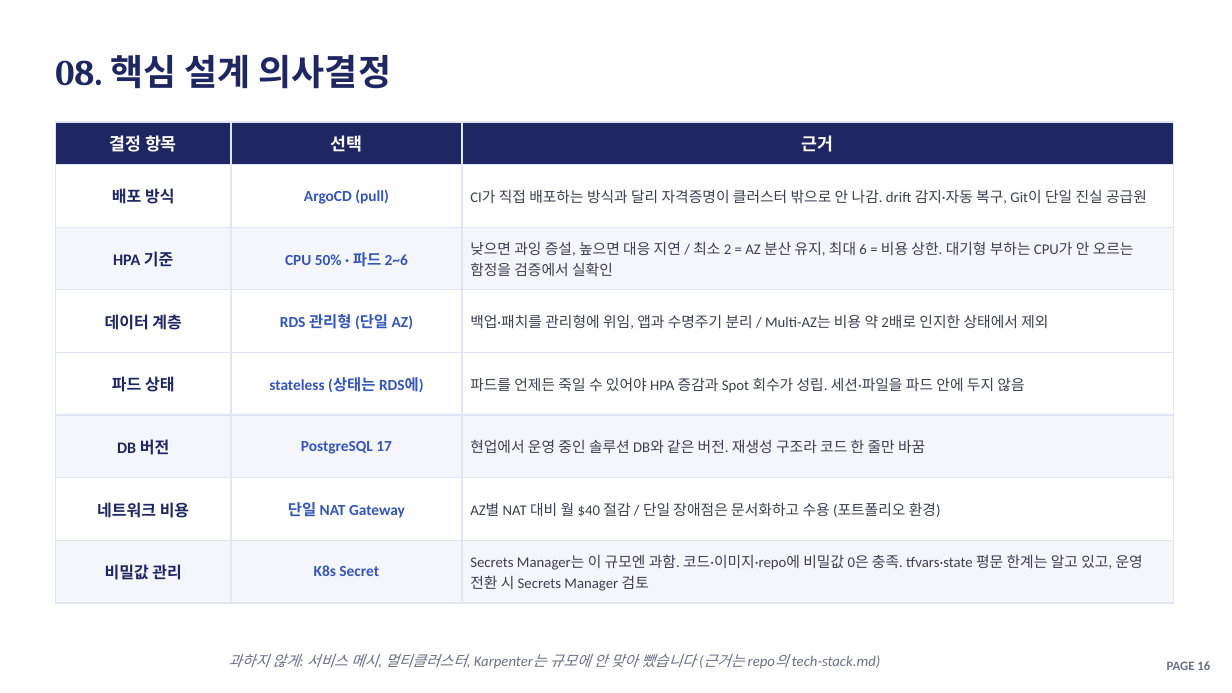
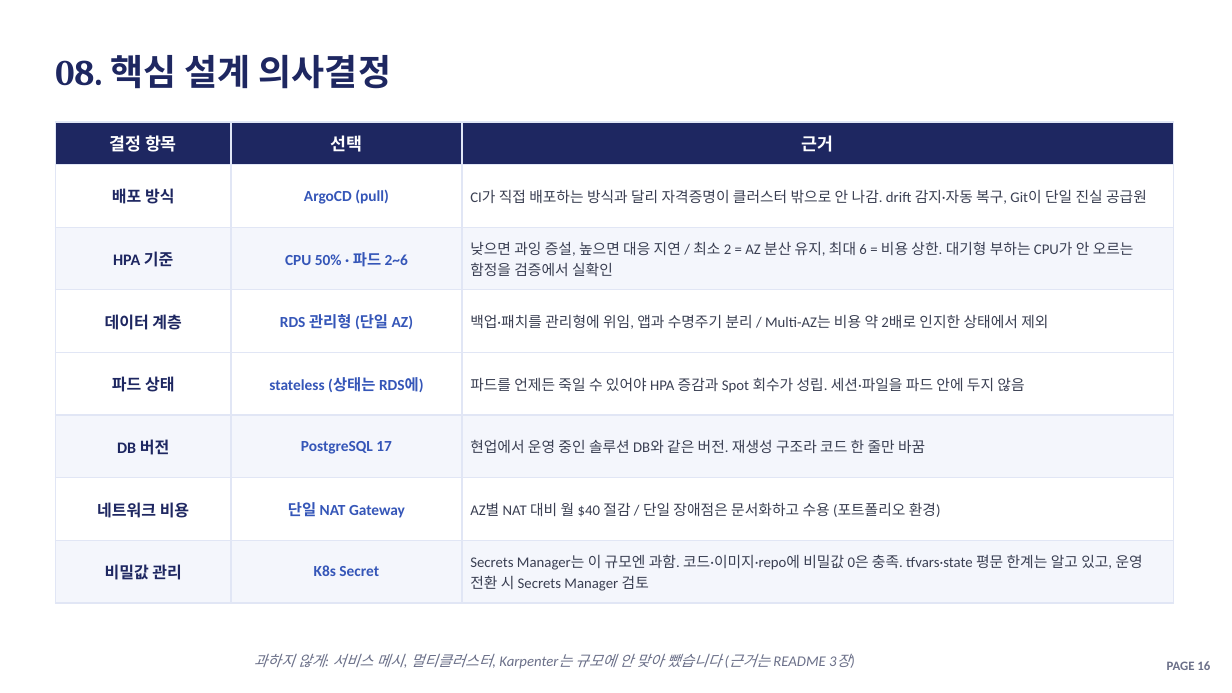
Before and after one commit to soc05272/eks-gitops-portfolio, a slide deck: slide 16 of docs/presentation.pptx. Drawn at 1232x693 pixels with LibreOffice and Linux fonts; fonts in the diff are those of the drawing. Boxes give left, top, right and bottom in pixels: in the first picture for what was removed or moved away, otherwise in the second. Text is boxed around its words. In the diff, an @@ line names an element or a change of style, - is before the commit and + after.

```diff
--- a/docs/presentation.pptx
+++ b/docs/presentation.pptx
@@ text at (254, 654, 826, 667): text changed @@
-과하지 않게: 서비스 메시, 멀티클러스터, Karpenter는 규모에 안 맞아 뺐습니다 (근거는 repo의 tech-stack.md)
+과하지 않게: 서비스 메시, 멀티클러스터, Karpenter는 규모에 안 맞아 뺐습니다 (근거는 README 3장)
```
Also in this commit, not shown: 1 other slide changed, 1 other file.
